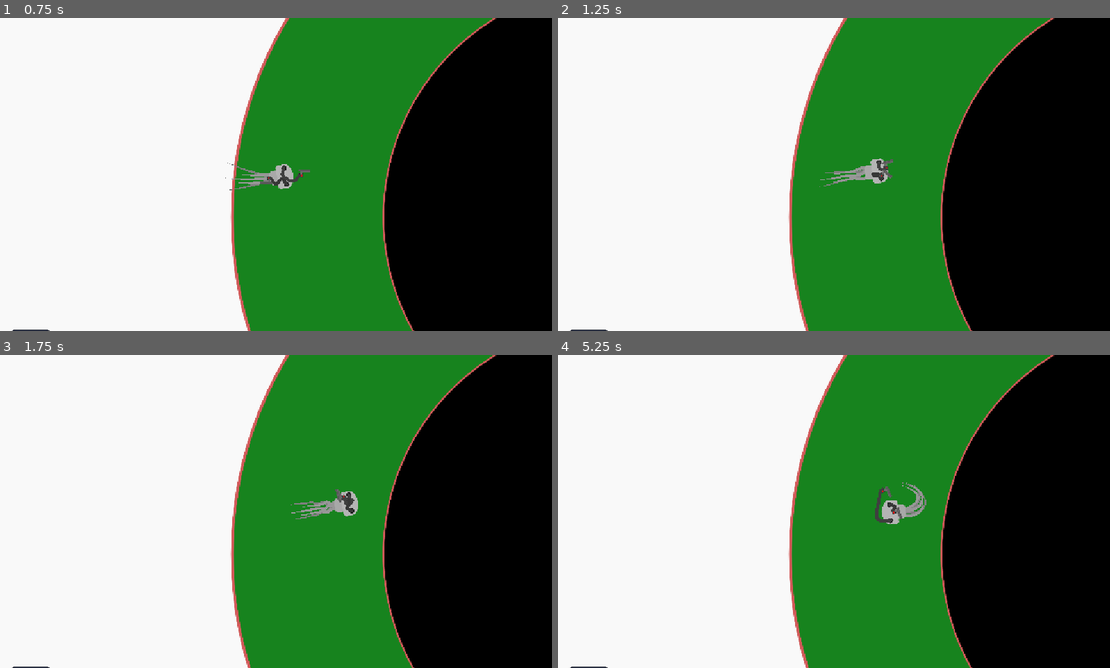
Above: before the commit, frames 1-4 (two rows, left to right).
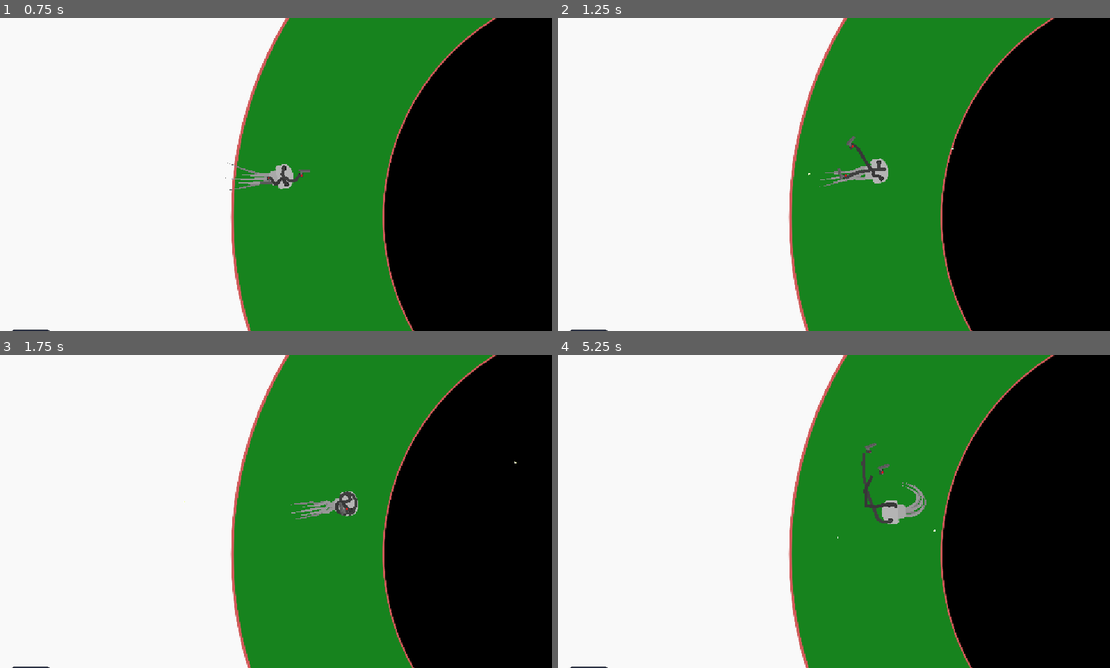
Above: after the commit, the same moments.

Repository: yourname3/eyegame
Game: Godot game, scene res://game.tscn
Same seed, same stepped clock (60 frames per second), same inputs: the game is played once before the commit and once after it. The engine's default icon, where the game draws it, is replaced by a stand-in: a white triangle on a blue panel in a dark square.
Inputs (mouse positions are in pixels of both pictures, inside the frame that each line leads up to):
- Up to frame 1 (0.75 s): move the mouse to (397, 158) at 0.52 s
- Up to frame 2 (1.25 s): no input
- Up to frame 3 (1.75 s): move the mouse to (160, 527) at 1.27 s
- Up to frame 4 (5.25 s): move the mouse to (889, 442) at 2.02 s; move the mouse to (806, 574) at 2.77 s; move the mouse to (999, 558) at 3.52 s; move the mouse to (662, 464) at 4.27 s; move the mouse to (861, 511) at 5.02 s

Frame 1 is identical in both runs. In frame 2, 0.3% of the frame differs, in the area x 45-72%, y 37-52%; in frame 3, 0.2%; in frame 4, 0.4%, in the area x 50-69%, y 28-59%.

Commit message:
Prototype recoil effects

Diff:
--- a/player/claw.gd
+++ b/player/claw.gd
@@ -19,6 +19,18 @@
 @onready var root_pos = position
 
 @onready var line: Line2D = $Line2D
+@onready var fire_point := %FirePoint
+
+@onready var claw_root := $ClawRoot
+
+func _shoot() -> void:
+	var bullet = preload("res://proto/proto_projectile.tscn").instantiate()
+
+	# We use OUR global rotation, as we're facing in the direction of the gun.
+	bullet.velocity = Vector2.from_angle(global_rotation) * 600.0
+	# The claw's parent is the player; add a sibling to the player.
+	get_parent().add_sibling(bullet)
+	bullet.global_position = fire_point.global_position
 
 func _ready() -> void:
 	# Put the circle at the "base" of the claw onto the parent
@@ -36,7 +48,7 @@
 	var inv := line.global_transform.inverse()
 
 	global_points[0]                        = root_pos
-	global_points[global_points.size() - 1] = position
+	global_points[global_points.size() - 1] = transform * claw_root.position
 
 	const SPRING_LENGTH = 0.2
 
--- a/player/player_claw.tscn
+++ b/player/player_claw.tscn
@@ -1,8 +1,84 @@
-[gd_scene load_steps=4 format=3 uid="uid://d2woy30l5kinr"]
+[gd_scene load_steps=7 format=3 uid="uid://d2woy30l5kinr"]
 
 [ext_resource type="Script" uid="uid://rgmo63w3dx3c" path="res://player/claw.gd" id="1_v4ovm"]
 [ext_resource type="Texture2D" uid="uid://sp6x8l5gd007" path="res://player/claw_base.svg" id="2_q6hqj"]
 [ext_resource type="Texture2D" uid="uid://bqql7qdcmhd2y" path="res://player/claw.svg" id="3_fanwu"]
+
+[sub_resource type="Animation" id="Animation_v4ovm"]
+resource_name = "shoot"
+length = 2.0
+loop_mode = 1
+tracks/0/type = "value"
+tracks/0/imported = false
+tracks/0/enabled = true
+tracks/0/path = NodePath("ClawRoot:position")
+tracks/0/interp = 1
+tracks/0/loop_wrap = true
+tracks/0/keys = {
+"times": PackedFloat32Array(0, 1, 1.2),
+"transitions": PackedFloat32Array(1, 1, 1),
+"update": 0,
+"values": [Vector2(0, 0), Vector2(0, 0), Vector2(-131, 0)]
+}
+tracks/1/type = "value"
+tracks/1/imported = false
+tracks/1/enabled = true
+tracks/1/path = NodePath("ClawRoot:rotation")
+tracks/1/interp = 1
+tracks/1/loop_wrap = true
+tracks/1/keys = {
+"times": PackedFloat32Array(0, 1, 1.2, 1.6),
+"transitions": PackedFloat32Array(1, 1, 1, 1),
+"update": 0,
+"values": [0.0, 0.0, -1.74715, 0.0]
+}
+tracks/2/type = "method"
+tracks/2/imported = false
+tracks/2/enabled = true
+tracks/2/path = NodePath(".")
+tracks/2/interp = 1
+tracks/2/loop_wrap = true
+tracks/2/keys = {
+"times": PackedFloat32Array(0.966667),
+"transitions": PackedFloat32Array(1),
+"values": [{
+"args": [],
+"method": &"_shoot"
+}]
+}
+
+[sub_resource type="Animation" id="Animation_q6hqj"]
+length = 0.001
+tracks/0/type = "value"
+tracks/0/imported = false
+tracks/0/enabled = true
+tracks/0/path = NodePath("ClawRoot:position")
+tracks/0/interp = 1
+tracks/0/loop_wrap = true
+tracks/0/keys = {
+"times": PackedFloat32Array(0),
+"transitions": PackedFloat32Array(1),
+"update": 0,
+"values": [Vector2(0, 0)]
+}
+tracks/1/type = "value"
+tracks/1/imported = false
+tracks/1/enabled = true
+tracks/1/path = NodePath("ClawRoot:rotation")
+tracks/1/interp = 1
+tracks/1/loop_wrap = true
+tracks/1/keys = {
+"times": PackedFloat32Array(0),
+"transitions": PackedFloat32Array(1),
+"update": 0,
+"values": [0.0]
+}
+
+[sub_resource type="AnimationLibrary" id="AnimationLibrary_q6hqj"]
+_data = {
+&"RESET": SubResource("Animation_q6hqj"),
+&"shoot": SubResource("Animation_v4ovm")
+}
 
 [node name="Claw" type="Node2D"]
 z_index = 1
@@ -12,13 +88,25 @@
 scale = Vector2(0.125, 0.125)
 texture = ExtResource("2_q6hqj")
 
-[node name="Sprite2D" type="Sprite2D" parent="."]
+[node name="Line2D" type="Line2D" parent="."]
+points = PackedVector2Array(0, 0, 0, 0, 6, 0)
+default_color = Color(0.247059, 0.247059, 0.247059, 1)
+begin_cap_mode = 2
+
+[node name="AnimationPlayer" type="AnimationPlayer" parent="."]
+libraries = {
+&"": SubResource("AnimationLibrary_q6hqj")
+}
+autoplay = "shoot"
+
+[node name="ClawRoot" type="Node2D" parent="."]
+
+[node name="Sprite2D" type="Sprite2D" parent="ClawRoot"]
 z_index = 1
 position = Vector2(18, -7)
 scale = Vector2(0.315821, 0.315821)
 texture = ExtResource("3_fanwu")
 
-[node name="Line2D" type="Line2D" parent="."]
-points = PackedVector2Array(0, 0, 0, 0, 6, 0)
-default_color = Color(0.247059, 0.247059, 0.247059, 1)
-begin_cap_mode = 2
+[node name="FirePoint" type="Marker2D" parent="ClawRoot"]
+unique_name_in_owner = true
+position = Vector2(36, -16)
--- /dev/null
+++ b/proto/proto_projectile.gd
@@ -0,0 +1,7 @@
+extends Node2D
+class_name ProtoProjectile
+
+var velocity = Vector2.ZERO
+
+func _physics_process(delta: float) -> void:
+	position += velocity * delta
--- /dev/null
+++ b/proto/proto_projectile.svg
@@ -0,0 +1,54 @@
+<?xml version="1.0" encoding="UTF-8" standalone="no"?>
+<!-- Created with Inkscape (http://www.inkscape.org/) -->
+
+<svg
+   width="128"
+   height="128"
+   viewBox="0 0 33.866666 33.866666"
+   version="1.1"
+   id="svg1"
+   inkscape:version="1.4 (86a8ad7, 2024-10-11)"
+   sodipodi:docname="proto_projectile.svg"
+   xmlns:inkscape="http://www.inkscape.org/namespaces/inkscape"
+   xmlns:sodipodi="http://sodipodi.sourceforge.net/DTD/sodipodi-0.dtd"
+   xmlns="http://www.w3.org/2000/svg"
+   xmlns:svg="http://www.w3.org/2000/svg">
+  <sodipodi:namedview
+     id="namedview1"
+     pagecolor="#505050"
+     bordercolor="#eeeeee"
+     borderopacity="1"
+     inkscape:showpageshadow="0"
+     inkscape:pageopacity="0"
+     inkscape:pagecheckerboard="0"
+     inkscape:deskcolor="#505050"
+     inkscape:document-units="px"
+     inkscape:zoom="3.1118452"
+     inkscape:cx="104.11829"
+     inkscape:cy="129.34448"
+     inkscape:window-width="2560"
+     inkscape:window-height="1494"
+     inkscape:window-x="-11"
+     inkscape:window-y="-11"
+     inkscape:window-maximized="1"
+     inkscape:current-layer="layer1" />
+  <defs
+     id="defs1" />
+  <g
+     inkscape:label="Layer 1"
+     inkscape:groupmode="layer"
+     id="layer1">
+    <circle
+       style="fill:#f1ffad;fill-opacity:1;stroke:none;stroke-width:3.72657;stroke-linecap:square;stroke-miterlimit:12.9"
+       id="path12"
+       cx="16.933332"
+       cy="16.933332"
+       r="16.933332" />
+    <circle
+       style="fill:#fffffd;fill-opacity:1;stroke:none;stroke-width:2.96875;stroke-linecap:square;stroke-miterlimit:12.9"
+       id="circle12"
+       cx="16.933332"
+       cy="16.933332"
+       r="13.489837" />
+  </g>
+</svg>
--- /dev/null
+++ b/proto/proto_projectile.tscn
@@ -0,0 +1,11 @@
+[gd_scene load_steps=3 format=3 uid="uid://cjgri7nq25u55"]
+
+[ext_resource type="Script" uid="uid://cq8a10m6ssxsa" path="res://proto/proto_projectile.gd" id="1_4nx7f"]
+[ext_resource type="Texture2D" uid="uid://6yc0xmhvv4fj" path="res://proto/proto_projectile.svg" id="1_vfo8l"]
+
+[node name="ProtoProjectile" type="Node2D"]
+script = ExtResource("1_4nx7f")
+
+[node name="Sprite" type="Sprite2D" parent="."]
+scale = Vector2(0.0466388, 0.0466388)
+texture = ExtResource("1_vfo8l")
Not shown, added: proto/proto_projectile.gd.uid
Not shown, added: proto/proto_projectile.svg.import
